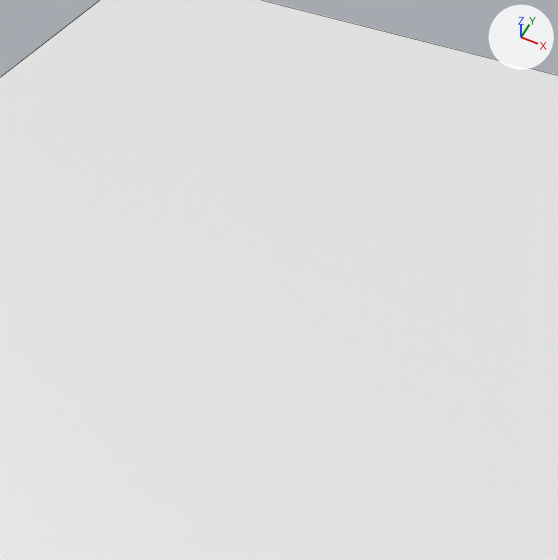
A saved change to the Blender file belsa.blend.
The view is the same before and after, from a camera (50 mm lens) standing at (1.7, -3.42, 4.27) and looking at (-0.01, 0.0, 0.0). Arrows for +X, +Y and +Z are at upper right; the lights stay in place. Mesh edges are drawn as thin lines.
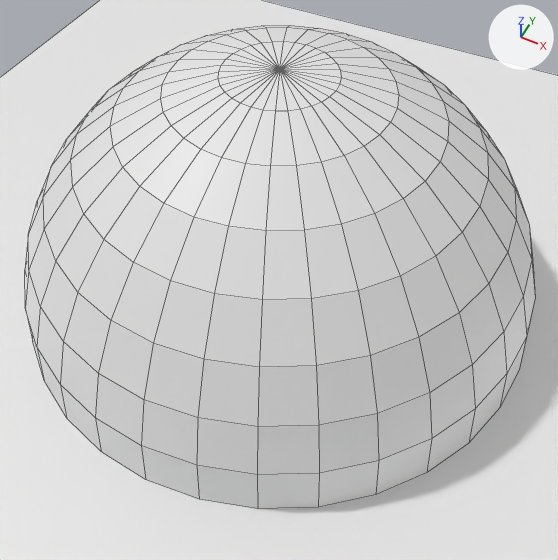
Commit message: [Add] Sphere.

Where the change shows, as pixel boxes [x1, y1, x2, y2] in the pictures (558 x 560 px):
'Sphere', added
    after: [25, 25, 535, 509]
'Plane', unchanged, covered by the edit
    both: [0, 0, 558, 560]

Patch to the scene script:
```diff
--- a/belsa.blend.py
+++ b/belsa.blend.py
@@ me_sphere @@
+me_sphere.from_pydata(...)  # a UV sphere (32 segments, 16 rings, poles along z) spanning x -1.0..1.0, y -1.0..1.0, z -1.0..1.0
@@ ob_sphere @@
+ob_sphere = bpy.data.objects.new('Sphere', me_sphere)
+ob_sphere.location = (0.0, 0.0, 0.0)
+ob_sphere.scale = (1.8, 1.8, 1.8)
```
